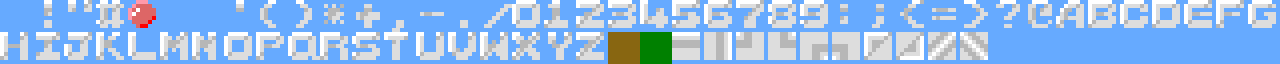
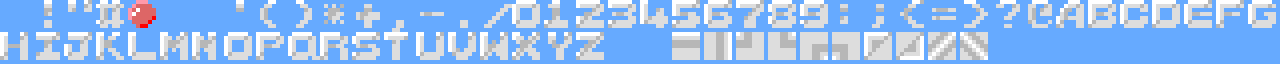
Comparing the layer stacks of the two 1280px x 64px images. Changes:
painted on "Pasted Layer" over left=608, top=32, right=672, bottom=64
